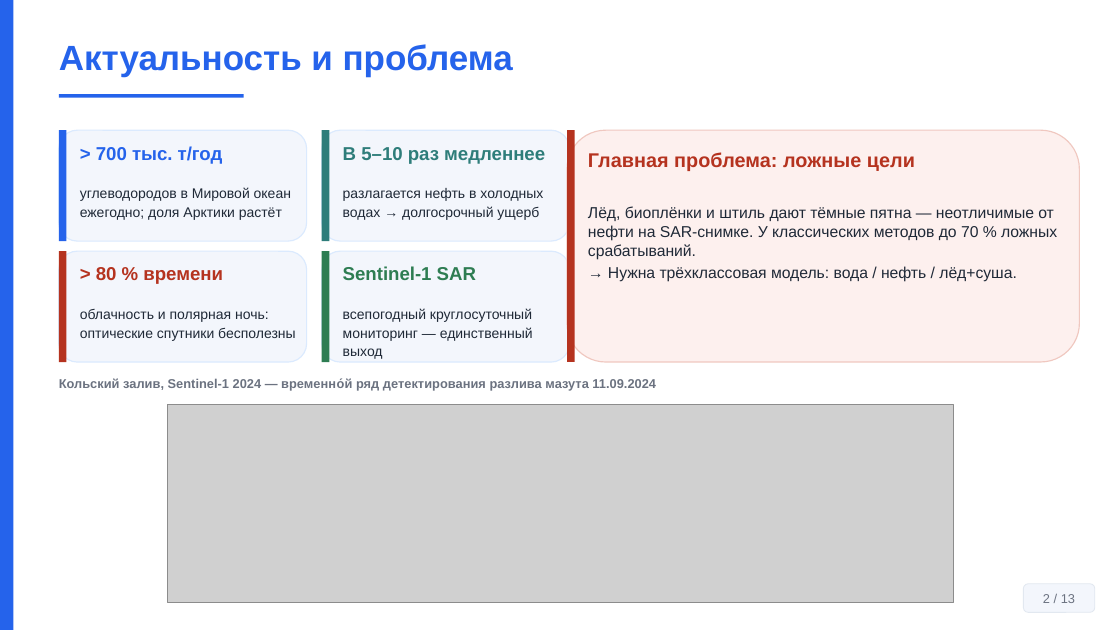
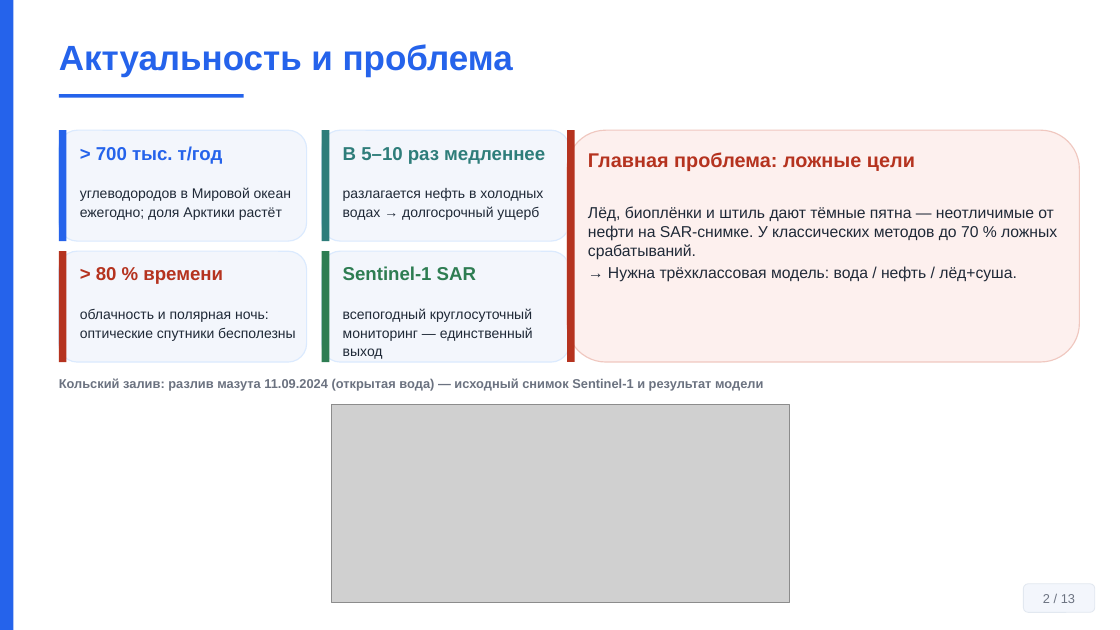
Before and after one commit to Confucius-hub/spbu_db_hw, a slide deck: slide 2 of thesis/vkr_final/Презентация_Финал_Байханов_2026.pptx. Drawn at 1120x630 pixels with LibreOffice and Linux fonts; fonts in the diff are those of the drawing; grey boxes stand for pictures. Boxes give left, top, right and bottom in pixels: in the first picture for what was removed or moved away, otherwise in the second. Text is boxed around its words. In the diff, an @@ line names an element or a change of style, - is before the commit and + after.

```diff
--- a/thesis/vkr_final/Презентация_Финал_Байханов_2026.pptx
+++ b/thesis/vkr_final/Презентация_Финал_Байханов_2026.pptx
@@ text at <box>59,378,763,391</box>: text changed @@
-Кольский залив, Sentinel-1 2024 — временно́й ряд детектирования разлива мазута 11.09.2024
+Кольский залив: разлив мазута 11.09.2024 (открытая вода) — исходный снимок Sentinel-1 и результат модели
@@ picture: place and size @@
-picture at <box>167,405,954,602</box>
+picture at <box>332,405,790,602</box>
```
Also in this commit, not shown: 5 other files.
